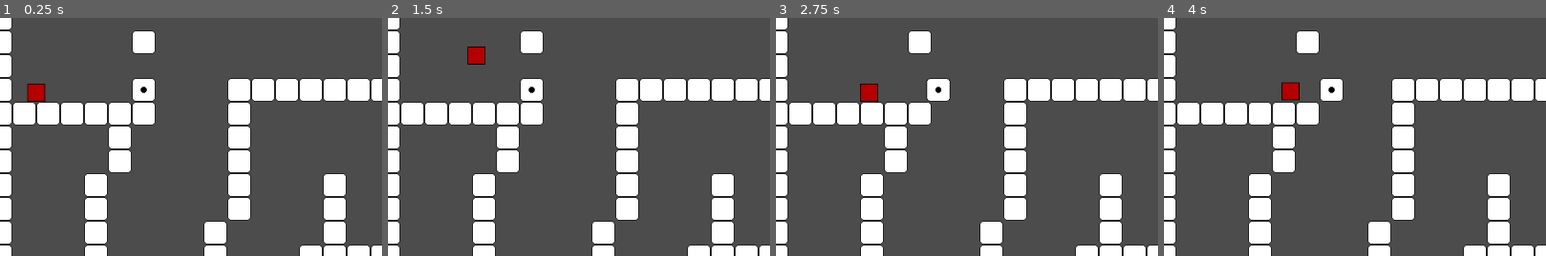
Above: before the commit, frames 1-4 (left to right).
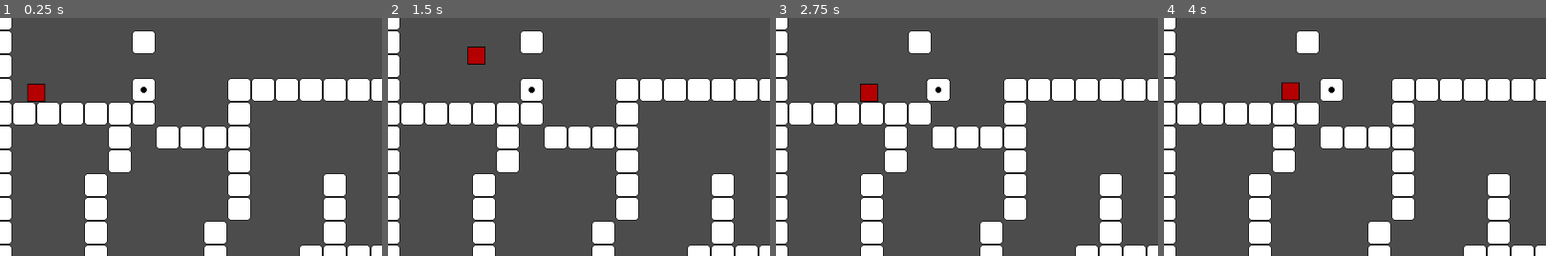
Above: after the commit, the same moments.

Repository: Parm345/GMTK-2022
Game: Godot game, scene res://Scenes/Level 1.tscn
Two runs of this game, one before a commit and one after it. Both use one fixed random seed, a clock stepped at 60 frames per second and the inputs below.
Inputs:
- Up to frame 1 (0.25 s): no input
- Up to frame 2 (1.5 s): tap Enter at 0.5 s; hold Shift (dash) 0.53-1.28 s; hold Right (ui_right) from 0.53 s (still down); tap Space (jump) at 0.77 s; tap Shift (dash) at 1.35 s
- Up to frame 3 (2.75 s): tap Space (jump) at 1.52 s; release Right (ui_right) at 2.03 s; hold Left (ui_left) from 2.03 s (still down); hold Shift (dash) from 2.03 s (still down)
- Up to frame 4 (4 s): release Left (ui_left) at 2.78 s; release Shift (dash) at 2.78 s; hold Right (ui_right) from 2.78 s (still down); tap Shift (dash) at 2.85 s; tap Space (jump) at 3.02, 3.77 s; hold Shift (dash) from 3.53 s (still down)
The pictures show only the part of the screen within x 2-52%, y 7-57%; the shares and areas given below are measured in that part.

The runs differ from the first frame. In frame 1, 1.8% of the frame differs, in the area x 40-60%, y 45-56%; in frame 2, 1.8%; in frame 3, 1.8%; in frame 4, 1.8%.

Commit message:
manual wall detection

Diff:
--- a/Dodging Dice/Scenes/Sliding Die.gd
+++ b/Dodging Dice/Dice/Sliding Die.gd
@@ -1,5 +1,8 @@
 extends KinematicBody2D
 
+const WALL:int = 0;
+onready var walls:Node = get_parent();
+var rng = RandomNumberGenerator.new();
 var tile_size:float = 32;
 var value:int = 1;
 var dice_sprites = [];
@@ -16,16 +19,19 @@
 	dice_sprites[value].visible = true;
 
 func _physics_process(delta):
+	print(sliding, global_position);
 	if sliding:
 		if are_equal_approx(global_position, target_position):
 			global_position = target_position;
 			sliding = false;
+#			randomize_value();
 		else:
-			move_and_slide(velocity, Vector2(0, 0));
+			global_position += velocity/60.0;
 
 
 func move(direction):
-	if sliding:
+	var front_position:Vector2 = global_position/32+direction;
+	if sliding || walls.get_cell(front_position.x, front_position.y)==WALL:
 		return;
 	target_position = global_position + direction*value*tile_size;
 	velocity = speed*direction;
@@ -35,3 +41,13 @@
 	if abs(position1.x-position2.x) < 1 && abs(position1.y-position2.y) < 1:
 		return true;
 	return false;
+
+func randomize_value():
+	dice_sprites[value].visible = false;
+	rng.randomize();
+	var rand:float = rng.randf_range(0,1);
+	if rand < 0.4:
+		value = 0;
+	else:
+		value = ceil((rand-0.4)/0.1);
+	dice_sprites[value].visible = true;
--- a/Dodging Dice/Scenes/Sliding Die.tscn
+++ b/Dodging Dice/Dice/Sliding Die.tscn
@@ -1,19 +1,19 @@
 [gd_scene load_steps=10 format=2]
 
 [ext_resource path="res://Sprites/Dice 32-CC-B.png" type="Texture" id=1]
-[ext_resource path="res://Scenes/Sliding Die.gd" type="Script" id=2]
-[ext_resource path="res://Sprites/Dice 32-CC-1.png" type="Texture" id=3]
+[ext_resource path="res://Sprites/Dice 32-CC-1.png" type="Texture" id=2]
+[ext_resource path="res://Sprites/Dice 32-CC-5.png" type="Texture" id=3]
 [ext_resource path="res://Sprites/Dice 32-CC-2.png" type="Texture" id=4]
 [ext_resource path="res://Sprites/Dice 32-CC-3.png" type="Texture" id=5]
-[ext_resource path="res://Sprites/Dice 32-CC-5.png" type="Texture" id=6]
-[ext_resource path="res://Sprites/Dice 32-CC-6.png" type="Texture" id=7]
-[ext_resource path="res://Sprites/Dice 32-CC-4.png" type="Texture" id=8]
+[ext_resource path="res://Sprites/Dice 32-CC-6.png" type="Texture" id=6]
+[ext_resource path="res://Sprites/Dice 32-CC-4.png" type="Texture" id=7]
+[ext_resource path="res://Dice/Sliding Die.gd" type="Script" id=8]
 
 [sub_resource type="RectangleShape2D" id=1]
 extents = Vector2( 16, 16 )
 
 [node name="Sliding Die" type="KinematicBody2D" groups=["dice"]]
-script = ExtResource( 2 )
+script = ExtResource( 8 )
 
 [node name="CollisionShape2D" type="CollisionShape2D" parent="."]
 position = Vector2( 16, 16 )
--- a/Dodging Dice/Scenes/Level 1.tscn
+++ b/Dodging Dice/Scenes/Level 1.tscn
@@ -2,7 +2,7 @@
 
 [ext_resource path="res://Scenes/Die Faces.tres" type="TileSet" id=1]
 [ext_resource path="res://Player/Player 2.tscn" type="PackedScene" id=2]
-[ext_resource path="res://Scenes/Sliding Die.tscn" type="PackedScene" id=3]
+[ext_resource path="res://Dice/Sliding Die.tscn" type="PackedScene" id=3]
 
 [node name="Level 1" type="Node2D"]
 
@@ -10,7 +10,7 @@
 tile_set = ExtResource( 1 )
 cell_size = Vector2( 32, 32 )
 format = 1
-tile_data = PoolIntArray( 0, 0, 0, 1, 0, 0, 2, 0, 0, 3, 0, 0 …(812 unchanged characters)…  0, 0, 393216, 0, 0, 393221, 0, 0, 393226, 0, 0, 393236, 0, 0, 393247, 0, 0, 458 …(1774 unchanged characters)…
+tile_data = PoolIntArray( 0, 0, 0, 1, 0, 0, 2, 0, 0, 3, 0, 0 …(812 unchanged characters)…  0, 0, 393216, 0, 0, 393221, 0, 0, 393223, 0, 0, 393224, 0, 0, 393225, 0, 0, 393226, 0, 0, 393236, 0, 0, 393247, 0, 0, 458 …(1774 unchanged characters)…
 __meta__ = {
 "_edit_lock_": true
 }
Not shown: 2 places in Dodging Dice/Dice/Sliding Die.tscn that only renumber resources
